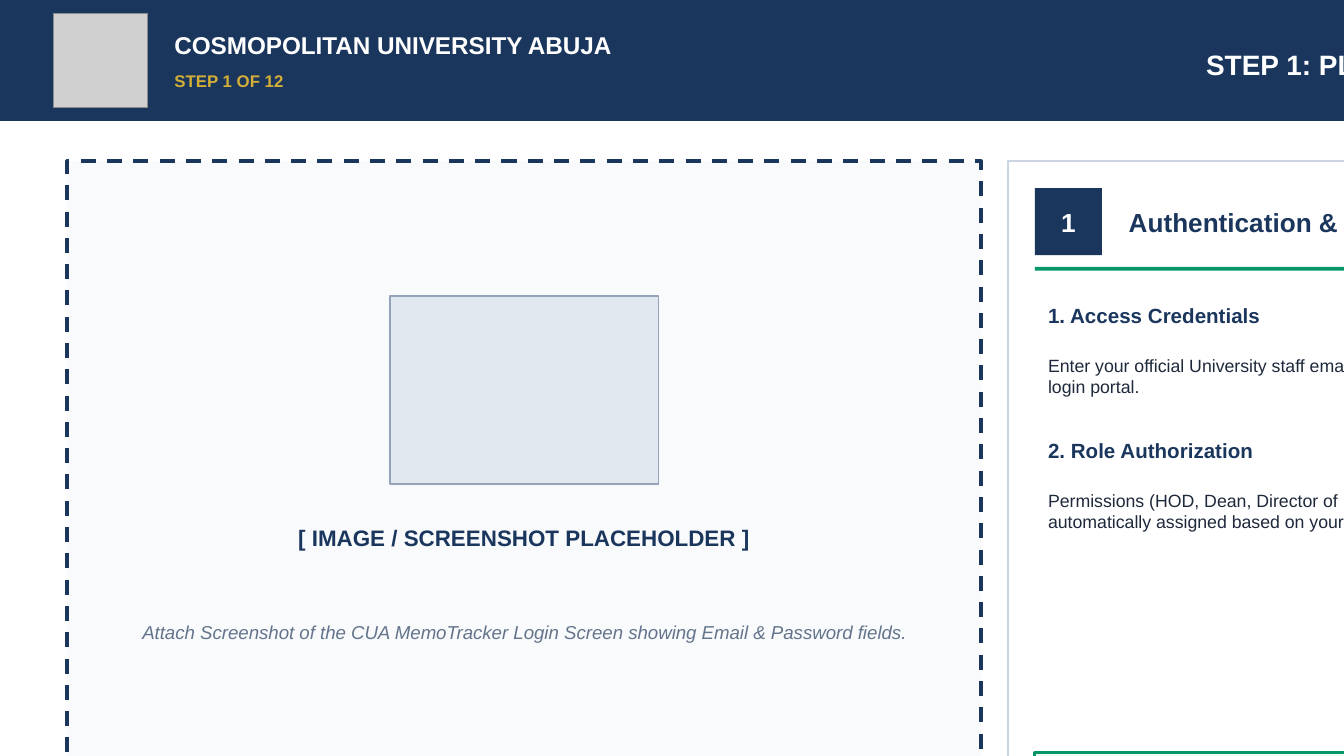
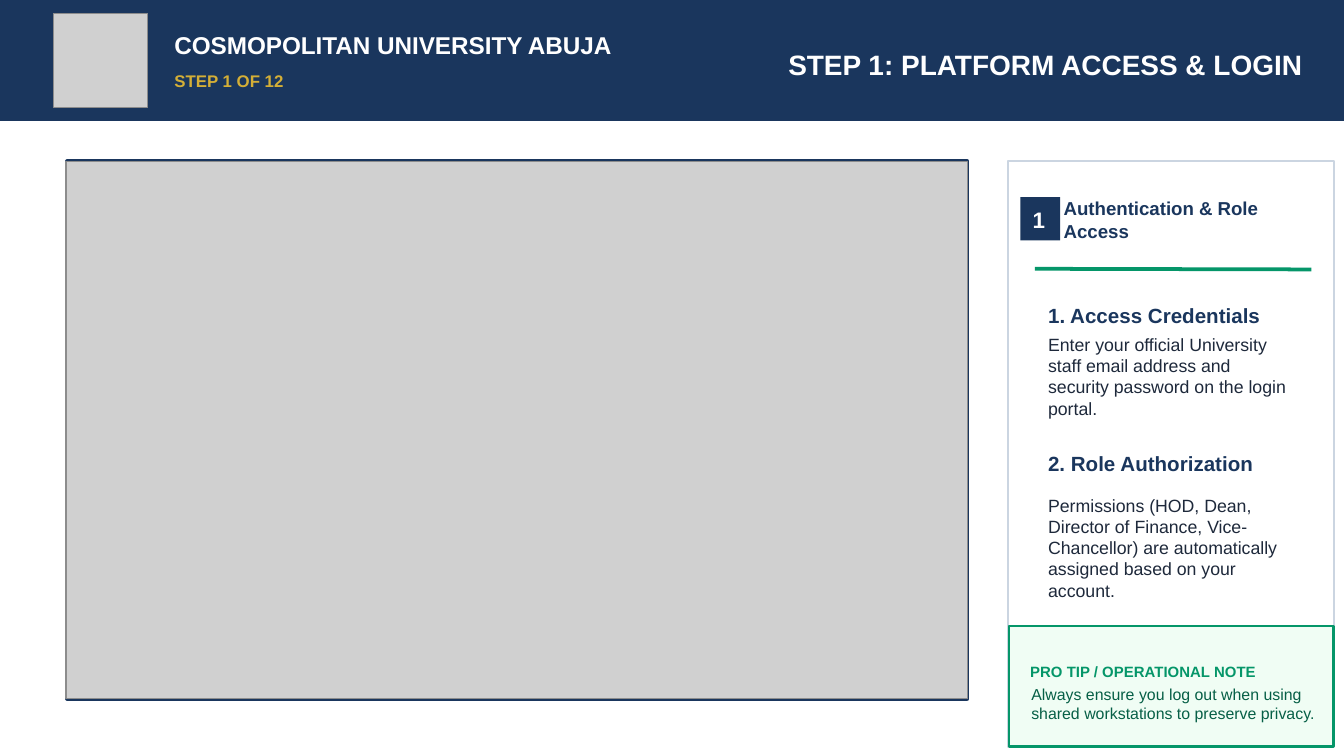
Before and after one commit to DevSadeeqSafana/CUA-MEMOTRACKER, a slide deck: slide 3 of CUAMemoTracker_User_Manual.pptx. Drawn at 1344x756 pixels with LibreOffice and Linux fonts; fonts in the diff are those of the drawing; grey boxes stand for pictures. Boxes give left, top, right and bottom in pixels: in the first picture for what was removed or moved away, otherwise in the second. Text is boxed around its words. In the diff, an @@ line names an element or a change of style, - is before the commit and + after.

```diff
--- a/CUAMemoTracker_User_Manual.pptx
+++ b/CUAMemoTracker_User_Manual.pptx
@@ text "STEP 1: PLATFORM ACCESS & ..." rewrapped from <box>1048,55,1311,397</box> to <box>788,55,1302,76</box> @@
@@ picture added at <box>66,161,968,699</box> @@
@@ rectangle: place and size @@
-rectangle at <box>67,161,981,756</box>
+rectangle at <box>67,161,968,699</box>
@@ rectangle at <box>67,161,968,699</box>: outline #1A365D 2 pt dashed to #1A365D 2 pt @@
@@ rectangle: place and size @@
-rectangle at <box>1008,161,1344,756</box>
+rectangle at <box>1008,161,1335,747</box>
@@ text "1": place and size @@
-text "1" at <box>1061,214,1076,232</box>
+text "1" at <box>1033,212,1045,228</box>
@@ text "1" at <box>1033,212,1045,228</box>: size 14 to 12 pt @@
@@ rectangle: place and size @@
-rectangle at <box>1035,188,1102,255</box>
+rectangle at <box>1020,198,1060,241</box>
@@ rectangle at <box>1020,198,1060,241</box>: proportions changed @@
@@ text "Authentication & Role Access": place and size @@
-text "Authentication & Role Access" at <box>1129,213,1312,233</box>
+text "Authentication & Role Access" at <box>1064,201,1258,238</box>
@@ text "Authentication & Role Access" at <box>1064,201,1258,238</box>: size 14 to 10 pt @@
@@ line moved from (1035, 269) - (1344, 269) to (1035, 269) - (1312, 269) @@
@@ rectangle removed at <box>390,296,659,484</box> @@
@@ text "Enter your official University staff ..." rewrapped from <box>702,359,1305,639</box> to <box>1048,338,1286,419</box> @@
@@ text "2. Role Authorization": place and size @@
-text "2. Role Authorization" at <box>1048,443,1252,459</box>
+text "2. Role Authorization" at <box>1048,456,1252,472</box>
@@ text "Permissions (HOD, Dean, Director of ..." rewrapped from <box>1048,494,1343,532</box> to <box>1048,499,1277,597</box> @@
@@ text removed at <box>312,530,735,547</box> @@
-[ IMAGE / SCREENSHOT PLACEHOLDER ]
@@ text removed at <box>142,625,907,643</box> @@
-Attach Screenshot of the CUA MemoTracker Login Screen showing Email & Password fields.
@@ rectangle: place and size @@
-rectangle at <box>1035,753,1344,756</box>
+rectangle at <box>1009,626,1333,747</box>
@@ text added at <box>1030,666,1256,677</box>, 8 pt, text #059669, bold @@
+PRO TIP / OPERATIONAL NOTE
@@ text added at <box>1031,688,1315,723</box>, 8.5 pt, text #065F46 @@
+Always ensure you log out when using shared workstations to preserve privacy.
```
Also in this commit, not shown: 14 other slides changed, 21 other files.
